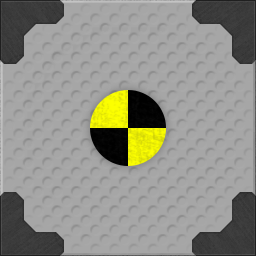
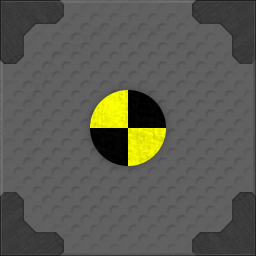
Comparing the layer stacks of the two 256 × 256 images. Changes:
showed "Dark" over [0, 0, 256, 256]
